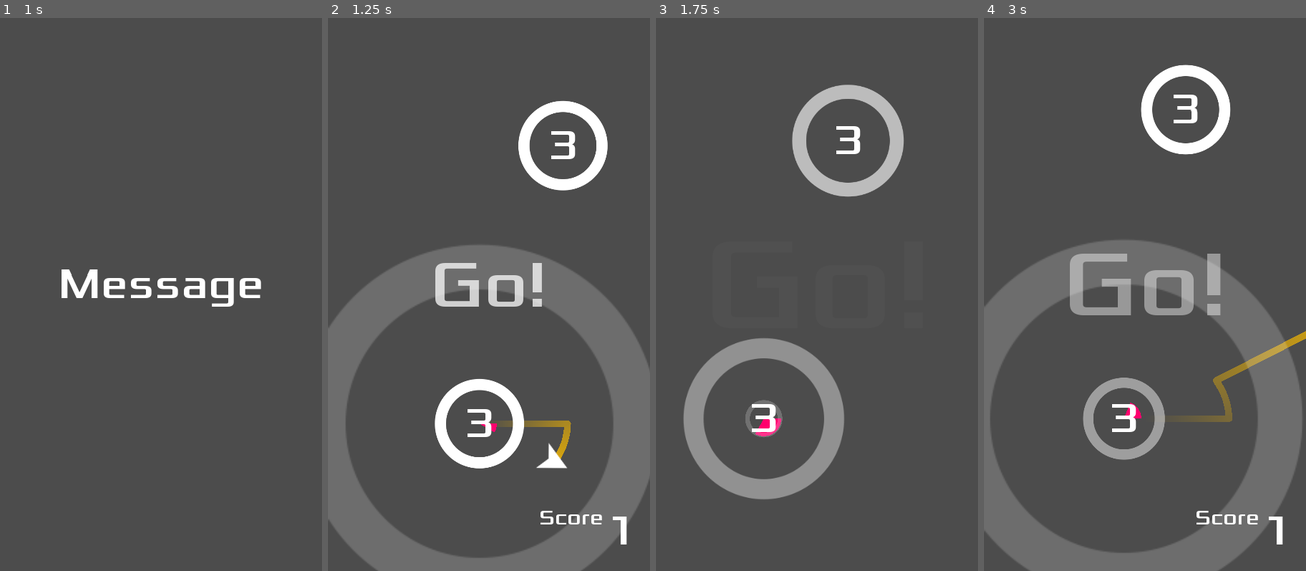
Above: before the commit, frames 1-4 (left to right).
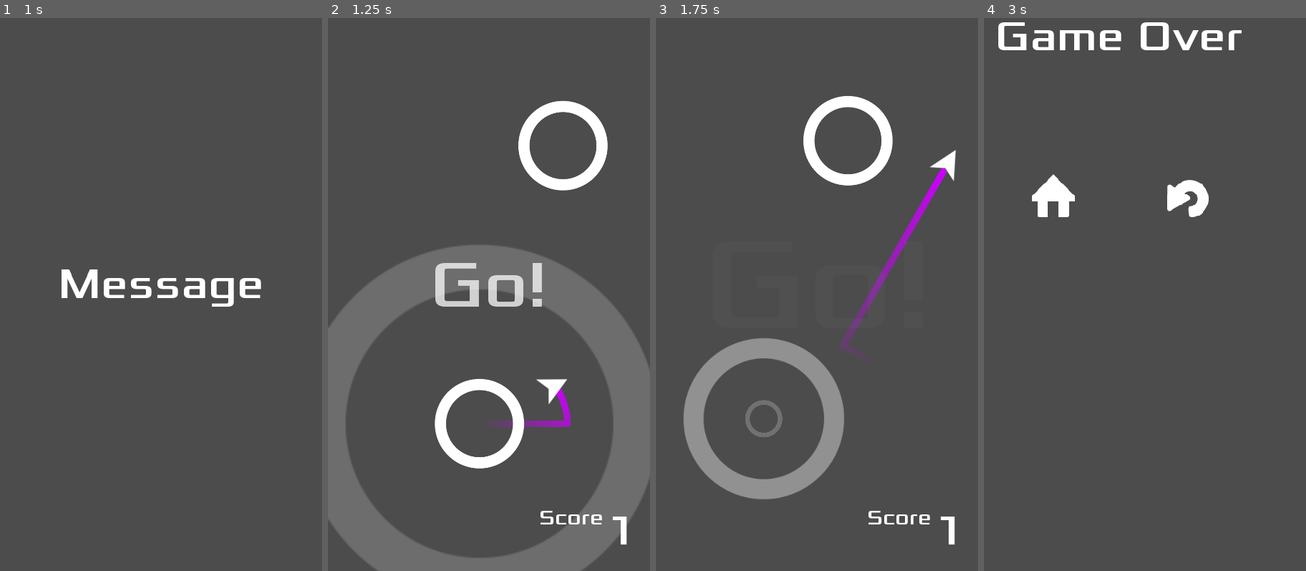
Above: after the commit, the same moments.

Repository: redawgts/KidsCanCode_CircleJump
Game: Godot game, scene res://Main.tscn
Two runs of this game, one before a commit and one after it. Both use one fixed random seed, a clock stepped at 60 frames per second and the inputs below.
Inputs (mouse positions are in pixels of both pictures, inside the frame that each line leads up to):
- Up to frame 1 (1 s): click (93, 194) at 0.5 s
- Up to frame 2 (1.25 s): no input
- Up to frame 3 (1.75 s): move the mouse to (887, 255) at 1.27 s; click (887, 255) at 1.42 s
- Up to frame 4 (3 s): click (1180, 194) at 2.02 s; click (1212, 194) at 2.77 s

Frame 1 is identical in both runs. In frame 2, 1.2% of the frame differs, in the area x 43-77%, y 20-82%; in frame 3, 5.3%; in frame 4, 27%, in the area x 0-100%, y 0-100%.

Commit message:
Circle Jump: A Godot Mobile Game (Part 8)

Diff:
--- a/Objects/Circle.gd
+++ b/Objects/Circle.gd
@@ -20,10 +20,17 @@
 onready var animation_player: AnimationPlayer = $AnimationPlayer
 
 
-func init(_position, _radius = radius, _mode = Modes.LIMITED):
+func init(_position, level = 1):
+	var _mode = Settings.rand_weighted([10, level - 1])
 	set_mode(_mode)
 	position = _position
-	radius = _radius
+	var move_chance = clamp(level - 10, 0, 9) / 10.0
+	if randf() < move_chance:
+		move_range = max(25, 100 * rand_range(0.75, 1.25) * move_chance) * pow(-1, randi() % 2)
+		move_speed = max(2.5 - ceil(level / 5) * 0.25, 0.75)
+	var small_chance = min(0.9, max(0, (level - 10) / 20.0))
+	if randf() < small_chance:
+		radius = max(50, radius - level * rand_range(0.75, 1.25))
 	sprite.material = sprite.material.duplicate()
 	$SpriteEffect.material = sprite.material
 	collision_shape.shape = collision_shape.shape.duplicate()
@@ -105,7 +112,7 @@
 	orbit_start = $Pivot.rotation
 
 
-func set_tween(object=null, key=null):
+func set_tween(_object=null, _key=null):
 	if move_range == 0:
 		return
 	move_range *= -1
--- a/Objects/Jumper.gd
+++ b/Objects/Jumper.gd
@@ -8,12 +8,16 @@
 var target = null
 var trail_length = 25
 
-onready var trail := $Trail/Points
+onready var trail: Line2D = $Trail/Points
 
 
 func _ready() -> void:
 	$Sprite.material.set_shader_param("color", Settings.theme["player_body"])
-	$Trail/Points.default_color = Settings.theme["player_trail"]
+	var trail_color = Settings.theme["player_trail"]
+	trail.gradient.set_color(1, trail_color)
+	trail_color.a = 0
+	trail.gradient.set_color(0, trail_color)
+
 
 func _unhandled_input(event):
 	if target and event is InputEventScreenTouch and event.pressed:
--- a/Objects/Jumper.tscn
+++ b/Objects/Jumper.tscn
@@ -11,8 +11,7 @@
 shader_param/color = Color( 0.870588, 0.101961, 0.0235294, 1 )
 
 [sub_resource type="Gradient" id=3]
-offsets = PoolRealArray( 0, 0.0111732, 1 )
-colors = PoolColorArray( 0.85098, 0.65098, 0.054902, 0, 0.85098, 0.65098, 0.054902, 0, 0.85098, 0.65098, 0.054902, 1 )
+colors = PoolColorArray( 0.85098, 0.65098, 0.054902, 0, 0.85098, 0.65098, 0.054902, 1 )
 
 [node name="Jumper" type="Area2D"]
 script = ExtResource( 2 )
--- a/main.gd
+++ b/main.gd
@@ -37,7 +37,7 @@
 		var y = rand_range(-500, -400)
 		_position = player.target.position + Vector2(x, y)
 	add_child(c)
-	c.init(_position)
+	c.init(_position, level)
 
 
 func set_score(value):
--- a/settings.gd
+++ b/settings.gd
@@ -33,3 +33,14 @@
 }
 
 var theme = color_schemes["NEON1"]
+
+
+static func rand_weighted(weights: Array):
+	var sum = 0
+	for weight in weights:
+		sum += weight
+	var num = rand_range(0, sum)
+	for i in weights.size():
+		if num < weights[i]:
+			return i
+		num -=weights[i]
